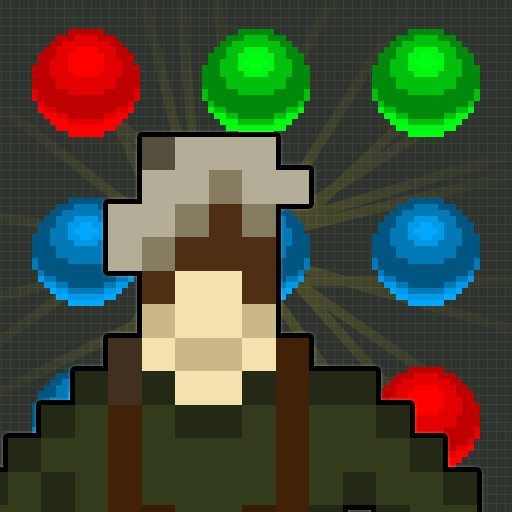
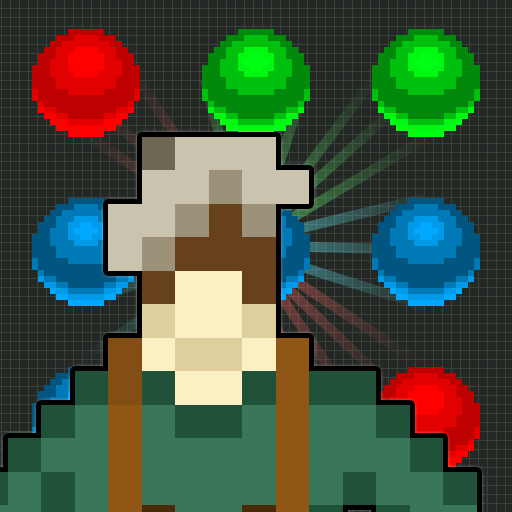
Comparing the layer stacks of the two 512×512 images. Changes:
painted on "peasant_m_1" over [0, 137, 477, 512]
added layer "Shape 50" (46%) above "Shape 26" over [71, 66, 434, 435]
hid "Shape 26" over [0, 0, 512, 512]
painted on "Layer 7" over [0, 0, 512, 512]
